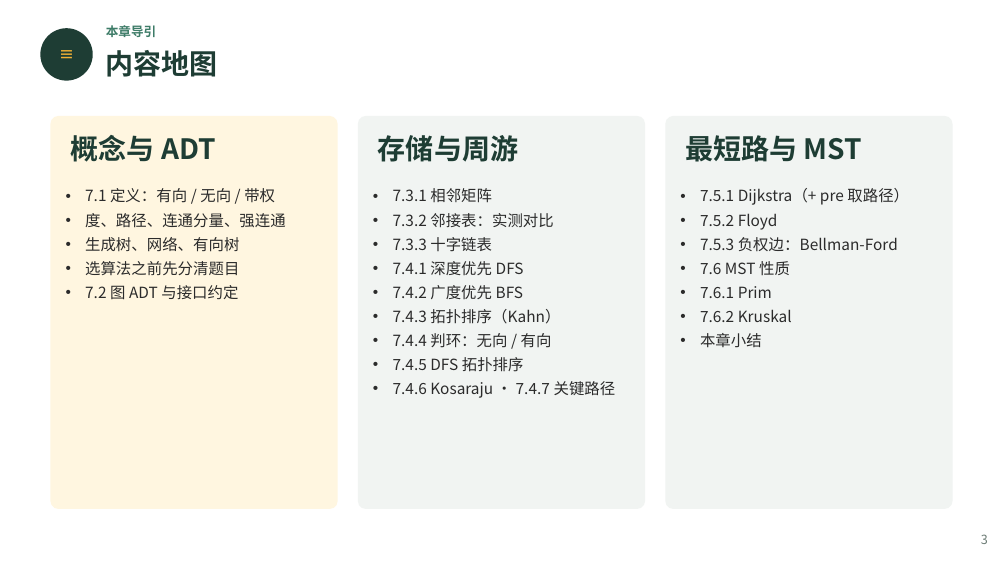
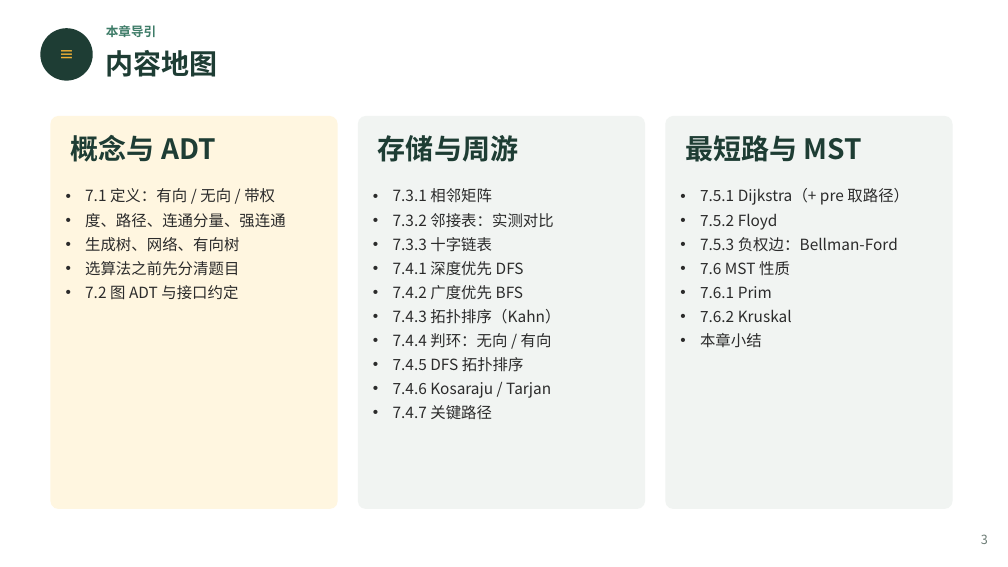
Before and after one commit to GMyhf/2026fall-cs201, a slide deck: slide 3 of courseware/202609_DSA_07_Graph.pptx. Drawn at 1008x567 pixels with LibreOffice and Linux fonts; fonts in the diff are those of the drawing. Boxes give left, top, right and bottom in pixels: in the first picture for what was removed or moved away, otherwise in the second. Text is boxed around its words. In the diff, an @@ line names an element or a change of style, - is before the commit and + after.

```diff
--- a/courseware/202609_DSA_07_Graph.pptx
+++ b/courseware/202609_DSA_07_Graph.pptx
@@ text at box(393, 382, 551, 419): text changed @@
-• 7.4.6 Kosaraju · 7.4.7 关键路径
+• 7.4.6 Kosaraju / Tarjan
+• 7.4.7 关键路径
```
Also in this commit, not shown: 29 other slides changed, 3 slides added, 2 other files.
